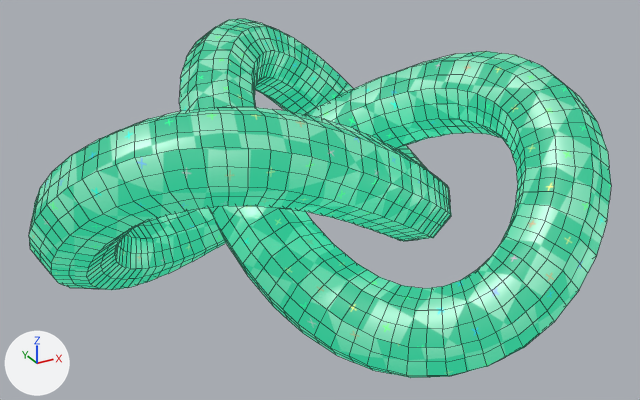
Before and after pictures for a commit that changed the FBX model editor/assets/models/fbx/TorusKnot.fbx.
Rendered twice from a 50 mm lens placed at (-4.89, -8.95, 4.13), pointed at (-0.13, -0.29, -0.19). Every picture has the same lights, and +X, +Y and +Z are marked at lower left. Mesh edges are drawn as thin lines.

Script lines for the objects in view, before the commit:
```python
me_torusknot_001 = bpy.data.meshes.new('TorusKnot.001')
me_torusknot_001.from_pydata(...)  # 2560 vertices, 2560 faces; spans x -3.5..2.55, y -3.2..3.2, z -1.48..1.48
me_torusknot_001.materials.append(mat_randommaterial_017)  # picture img_uv_debug_png
ob_torusknot = bpy.data.objects.new('TorusKnot', me_torusknot_001)
ob_torusknot.location = (0.0, 0.0, 0.0)
```
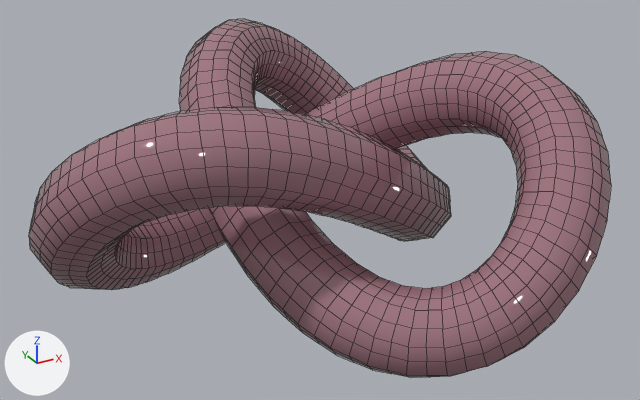
Changed parts and their boxes [x1, y1, x2, y2] in the pictures (640 x 400 px):
'TorusKnot', recoloured (green to brown): [29, 19, 611, 378] in both

The edits, one by one:
Material 'RandomPBRMaterial.040' (mat_randompbrmaterial_040) is new.
Its base color is (0.365, 0.187, 0.226) (pink #a37883).
Its metallic is 0.0623.
Its roughness is 0.0068.
me_torusknot_001 has 2560 vertices, 2560 faces and spans x -3.5..2.55, y -3.2..3.2, z -1.48..1.48.
me_torusknot_001 no longer uses material mat_randommaterial_017 (picture img_uv_debug_png).
me_torusknot_001 now uses material mat_randompbrmaterial_040 (pink #a37883).
